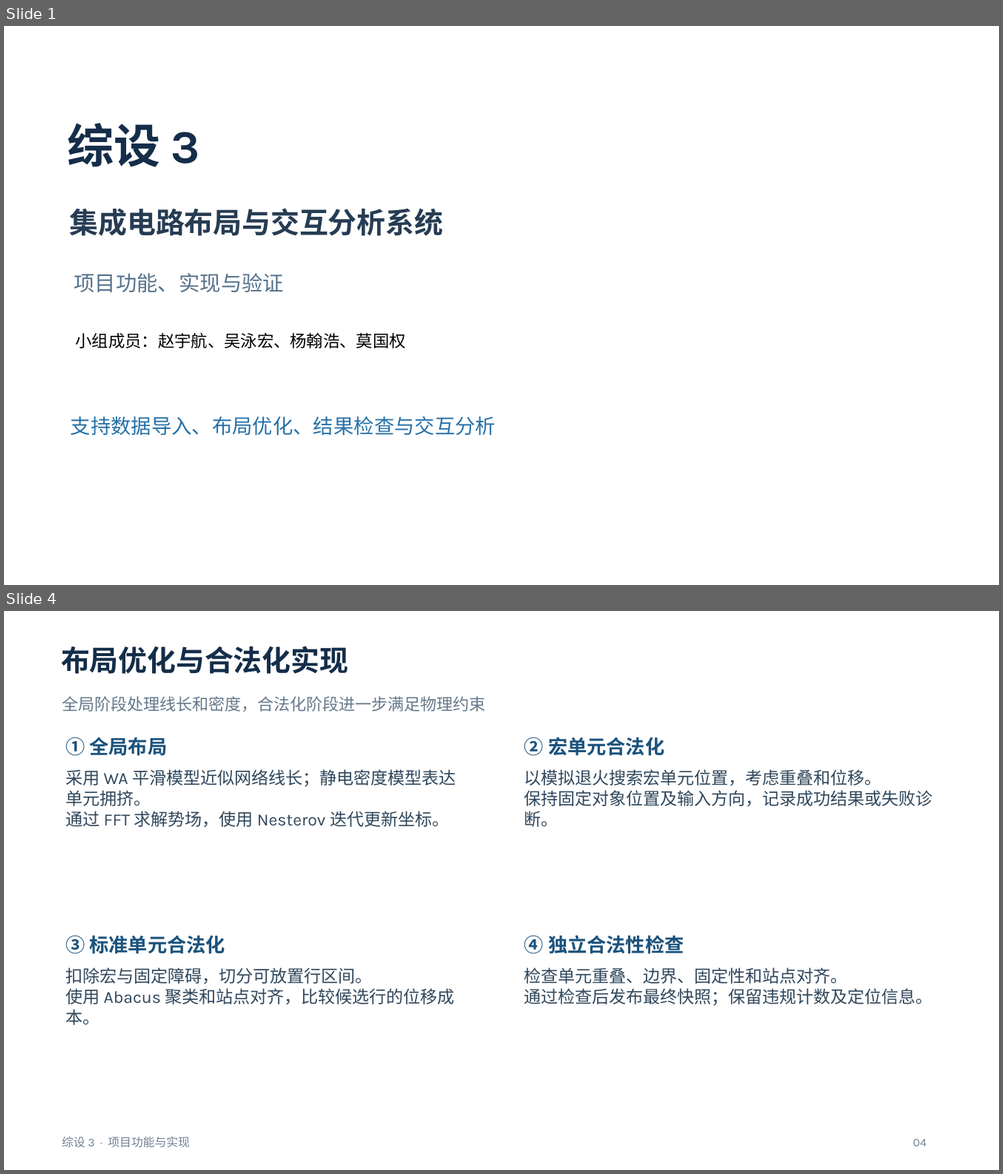
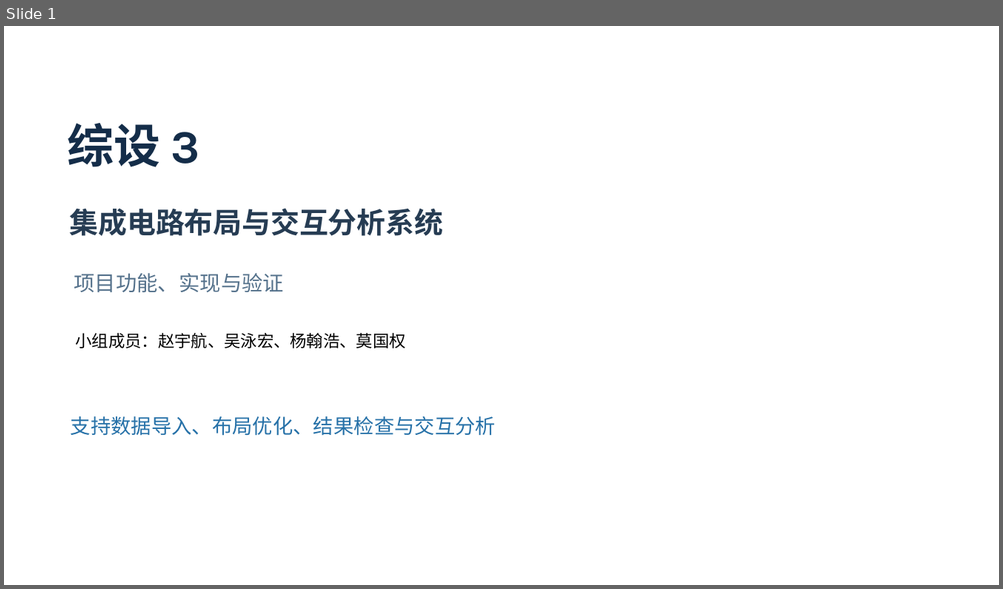
Before and after one commit to kamisato-funeki/ZS-3, a slide deck: docs/综设3-任务5至7汇报.pptx. Shown one above the other, each under a label of ours: slides 1 and 4 before the commit, slide 1 after it; the slides between them are not shown. The pictures are 1003x1174 and 1003x589 pixels, drawn with LibreOffice and Linux fonts; fonts in the diff are those of the drawing. Boxes give left, top, right and bottom in pixels: in the first picture for what was removed or moved away, otherwise in the second. Text is boxed around its words. In the diff, an @@ line names an element or a change of style, - is before the commit and + after.

```diff
--- a/docs/综设3-任务5至7汇报.pptx
+++ b/docs/综设3-任务5至7汇报.pptx
@@ slide 4 removed at (4, 611, 999, 1170), background #FFFFFF @@
@@ text removed at (61, 646, 348, 674) @@
-布局优化与合法化实现
@@ text removed at (62, 696, 485, 712) @@
-全局阶段处理线长和密度，合法化阶段进一步满足物理约束
@@ text removed at (65, 737, 168, 756) @@
-① 全局布局
@@ text removed at (524, 737, 664, 756) @@
-② 宏单元合法化
@@ text removed at (65, 769, 455, 827) @@
-采用 WA 平滑模型近似网络线长；静电密度模型表达单元拥挤。
-通过 FFT 求解势场，使用 Nesterov 迭代更新坐标。
@@ text removed at (524, 769, 933, 827) @@
-以模拟退火搜索宏单元位置，考虑重叠和位移。
-保持固定对象位置及输入方向，记录成功结果或失败诊断。
@@ text removed at (65, 935, 225, 954) @@
-③ 标准单元合法化
@@ text removed at (524, 935, 683, 954) @@
-④ 独立合法性检查
@@ text removed at (65, 968, 454, 1025) @@
-扣除宏与固定障碍，切分可放置行区间。
-使用 Abacus 聚类和站点对齐，比较候选行的位移成本。
@@ text removed at (524, 968, 933, 1006) @@
-检查单元重叠、边界、固定性和站点对齐。
-通过检查后发布最终快照；保留违规计数及定位信息。
@@ text removed at (62, 1137, 190, 1147) @@
-综设 3 · 项目功能与实现
@@ text removed at (913, 1139, 926, 1147) @@
-04
```
Also in this commit, not shown: 5 slides changed, 1 slide added, 13 other slides removed.
